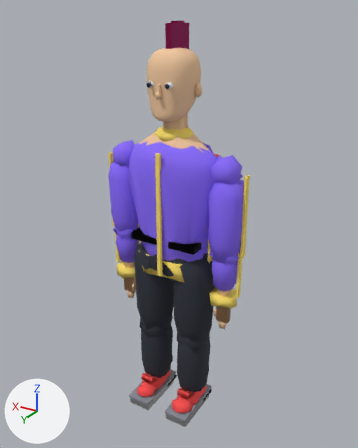
One commit to the glTF model assets/models/char_punk.glb: the scene before it, then after it.
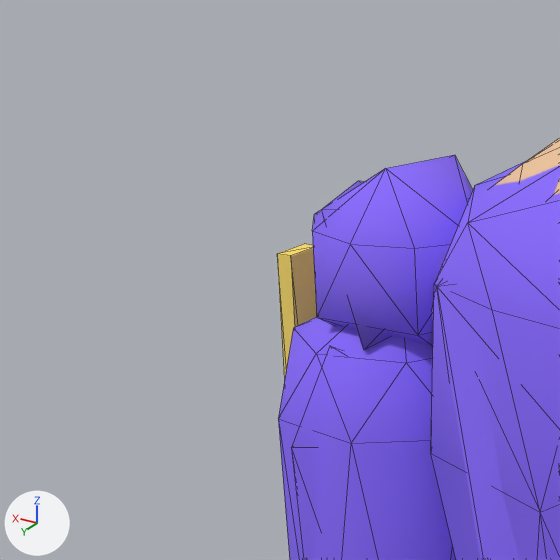
The first picture shows the older version from a camera (50 mm lens) standing at (-1.199, 1.952, 2.069) and looking at (0.02, -0.079, 1.054). The close-ups show the older and then the newer version on the part from 20% to 41% of the width and 27% to 44% of the height of that picture. Only the edits that show in the close-ups are written down. Arrows for +X, +Y and +Z are at lower left; the lights stay in place. The close-ups show mesh edges as thin lines. Where no turn or scale is listed for an object, it has been applied to the vertices. Vertices at exactly the same position are counted once.

The scene before the commit, as lines of its bpy script (objects in view):
```python
me_mesh_10 = bpy.data.meshes.new('Mesh_10')
me_mesh_10.from_pydata(...)  # 17 vertices, 30 faces; spans x -0.0835..0.0535, y -0.0721..0.0721, z -0.0671..0.0771
me_mesh_10.materials.append(mat_r_top)  # blue #8a6bff
me_mesh_3 = bpy.data.meshes.new('Mesh_3')
me_mesh_3.from_pydata(...)  # 32 vertices, 60 faces; spans x -0.086..0.09, y -0.088..0.088, z -0.478..-0.007
me_mesh_3.materials.append(mat_r_top)  # blue #8a6bff
me_mesh_34 = bpy.data.meshes.new('Mesh_34')
me_mesh_34.from_pydata(...)  # 455 vertices, 671 faces; spans x -0.09..0.66, y -0.34..0.2, z -1.4..0.63
me_mesh_34.materials.append(mat_r_top)  # blue #8a6bff
me_mesh_34.materials.append(mat_r_top2)  # yellow #ffe36a
me_mesh_34.materials.append(mat_r_skin)  # beige #f2c9a0
me_mesh_34.materials.append(mat_c_14161b)  # black #14161b
me_mesh_34.materials.append(mat_c_2f3a4a)  # dark blue #2f3a4a
me_mesh_34.materials.append(mat_c_ffffff)  # white #ffffff
me_mesh_34.materials.append(mat_r_hair)  # pink #ff4fa8
me_mesh_34.materials.append(mat_r_pants)  # greyish blue #2b2f3a
me_mesh_34.materials.append(mat_c_8a909b)  # grey #8a909b
me_mesh_34.materials.append(mat_c_f4f4f4)  # white #f4f4f4
me_mesh_34.materials.append(mat_c_ff4f4f)  # red #ff4f4f
me_mesh_34.materials.append(mat_c_1c1e25)  # black #1c1e25
me_mesh_34.materials.append(mat_c_23262c)  # black #23262c
ob_arm_r_d_top = bpy.data.objects.new('arm_R_d_top', me_mesh_10)
ob_arm_r_d_top.location = (0.29, 0.0, 1.4)
ob_arm_r_sleeve = bpy.data.objects.new('arm_R_sleeve', me_mesh_3)
ob_arm_r_sleeve.parent = ob_arm_r
ob_arm_r_sleeve.location = (0.0, 0.0, 0.0)
ob_lod_low = bpy.data.objects.new('lod_low', me_mesh_34)
ob_lod_low.location = (-0.29, 0.0, 1.4)
# also in view: 'arm_R_d_top2' at (0.378, 0.0, 1.2); 'torso_body' at (0.0, 0.001, 1.222); 'torso_jacket' at (0.0, 0.0, 1.197)
```
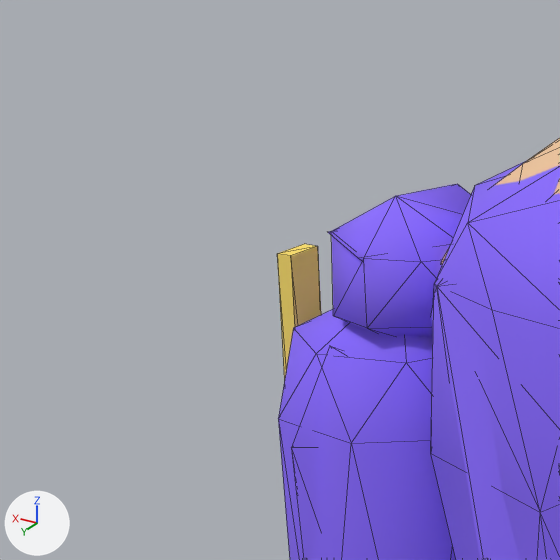
What the commit changed:
me_mesh_10 is used by ob_arm_r_d_top; location (0.29, 0.0, 1.4).
me_mesh_10 had 17 vertices, 30 faces and spanned x -0.0835..0.0535, y -0.0721..0.0721, z -0.0671..0.0771.
me_mesh_10 now has 17 vertices, 30 faces and spans x -0.0815..0.0415, y -0.0647..0.0647, z -0.0582..0.0582.
me_mesh_10 part 1: the whole mesh is rebuilt.
me_mesh_34 has 455 vertices, 671 faces and spans x -0.09..0.66, y -0.34..0.2, z -1.4..0.63.
me_mesh_34 is used by ob_lod_low; location (-0.29, 0.0, 1.4).
me_mesh_34 part 2: the loose piece of 6 vertices spanning x 0.5..0.63, y -0.06..0.07, z -0.05..0.05 is rebuilt with 5 vertices and now spans x 0.5..0.63, y -0.06..0.07, z -0.05..0.04.
me_mesh_34 no longer uses material mat_c_8a909b (grey #8a909b).

What differs and where, as boxes [x1, y1, x2, y2] in the close-ups (560 x 560 px):
'arm_R_d_top', reshaped (13% narrower, 20% shorter)
    before: [312, 155, 473, 347]
    after: [331, 184, 471, 338]
'lod_low', reshaped
    before: [291, 181, 560, 560]
    after: [291, 231, 560, 560]
part 2 of me_mesh_34, rebuilt
    before: [321, 181, 391, 350]
    after: [328, 231, 451, 260]
